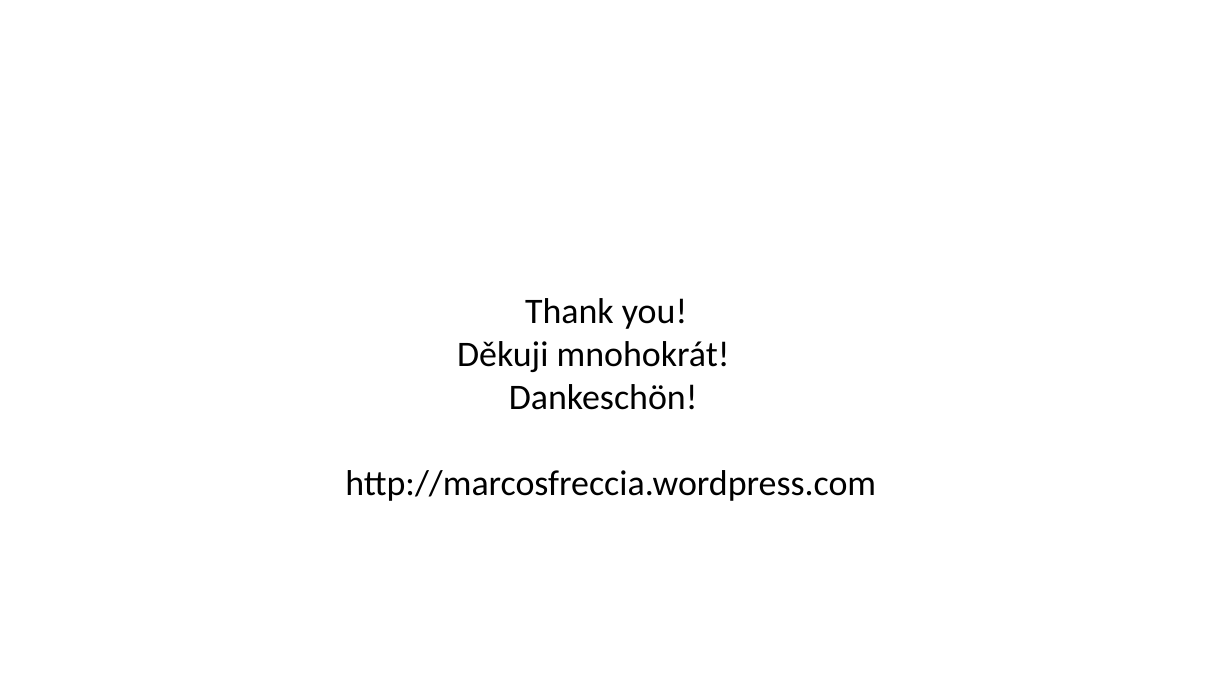
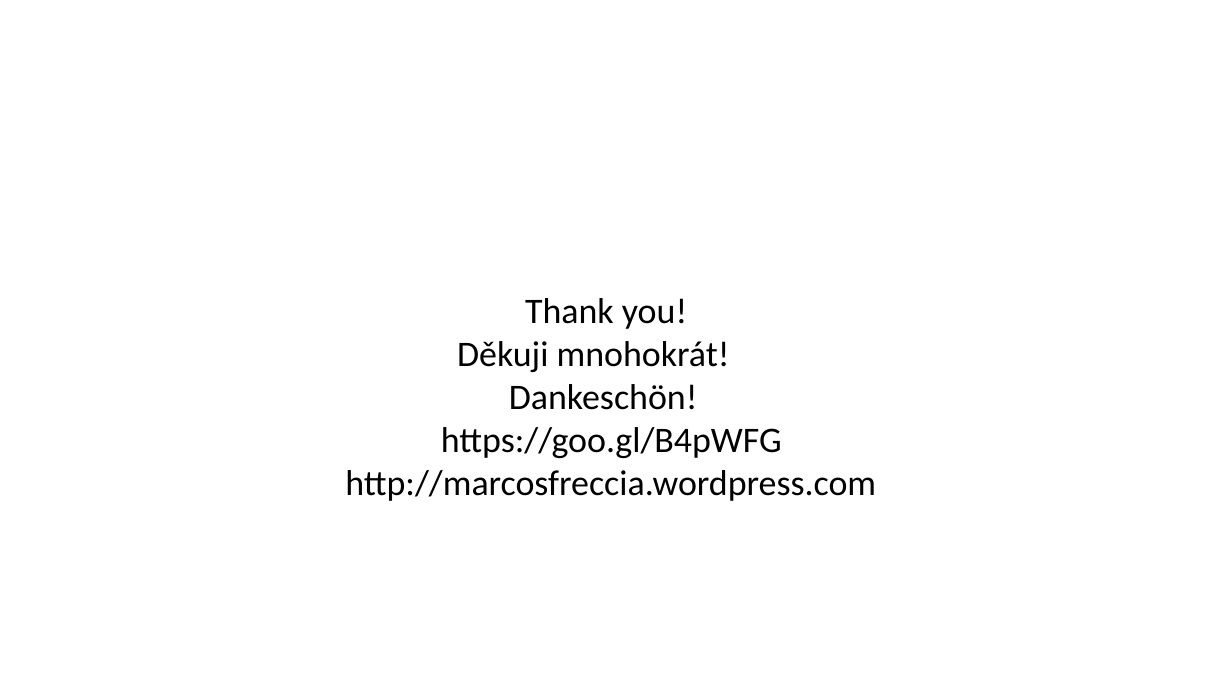
Before and after one commit to marcosfreccia/sql-saturday-689-prague, a slide deck: slide 25 of Stop everything! Top T-SQL tricks to a developer.pptx. Drawn at 1232x693 pixels with LibreOffice and Linux fonts; fonts in the diff are those of the drawing; background and template pictures are left out. Boxes give left, top, right and bottom in pixels: in the first picture for what was removed or moved away, otherwise in the second. Text is boxed around its words. In the diff, an @@ line names an element or a change of style, - is before the commit and + after.

```diff
--- a/Stop everything! Top T-SQL tricks to a developer.pptx
+++ b/Stop everything! Top T-SQL tricks to a developer.pptx
@@ text at [441,427,782,458]: paragraph added @@
+https://goo.gl/B4pWFG
```
Also in this commit, not shown: 1 other file.
